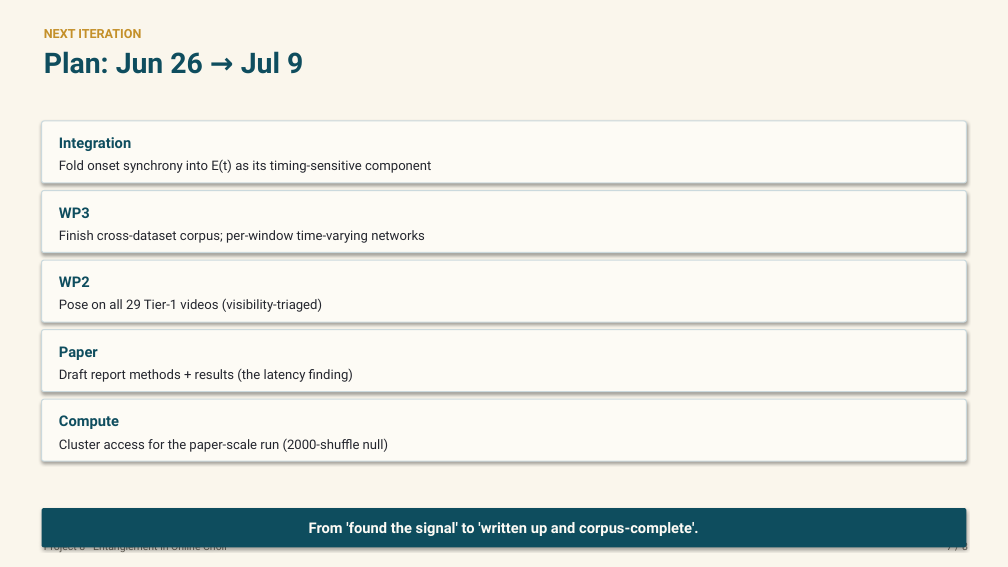
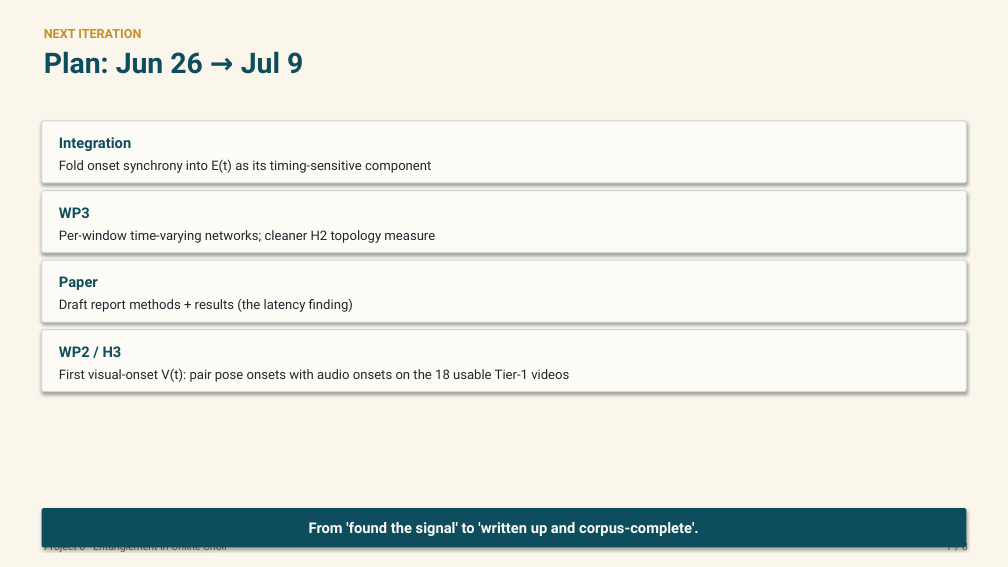
Before and after one commit to Zuraiz270/networked-choir-entanglement, a slide deck: slide 7 of output/jun25_status_meeting_v.pptx. Drawn at 1008x567 pixels with LibreOffice and Linux fonts; fonts in the diff are those of the drawing. Boxes give left, top, right and bottom in pixels: in the first picture for what was removed or moved away, otherwise in the second. Text is boxed around its words. In the diff, an @@ line names an element or a change of style, - is before the commit and + after.

```diff
--- a/output/jun25_status_meeting_v.pptx
+++ b/output/jun25_status_meeting_v.pptx
@@ text in rounded rectangle at bbox=[59, 230, 435, 243]: text changed @@
-Finish cross-dataset corpus; per-window time-varying networks
+Per-window time-varying networks; cleaner H2 topology measure
@@ rounded rectangle "Paper": place and size @@
-rounded rectangle "Paper" at bbox=[42, 330, 966, 392]
+rounded rectangle "Paper" at bbox=[42, 260, 966, 322]
@@ rounded rectangle "WP2 / H3": place and size @@
-rounded rectangle "WP2 / H3" at bbox=[42, 260, 966, 322]
+rounded rectangle "WP2 / H3" at bbox=[42, 330, 966, 392]
@@ text in rounded rectangle at bbox=[59, 346, 569, 382]: text changed @@
-WP2
-Pose on all 29 Tier-1 videos (visibility-triaged)
+WP2 / H3
+First visual-onset V(t): pair pose onsets with audio onsets on the 18 usable Tier-1 videos
@@ rounded rectangle removed at bbox=[42, 399, 966, 461] @@
-Compute
-Cluster access for the paper-scale run (2000-shuffle null)
```
Also in this commit, not shown: 1 other slide changed, 4 other files.
